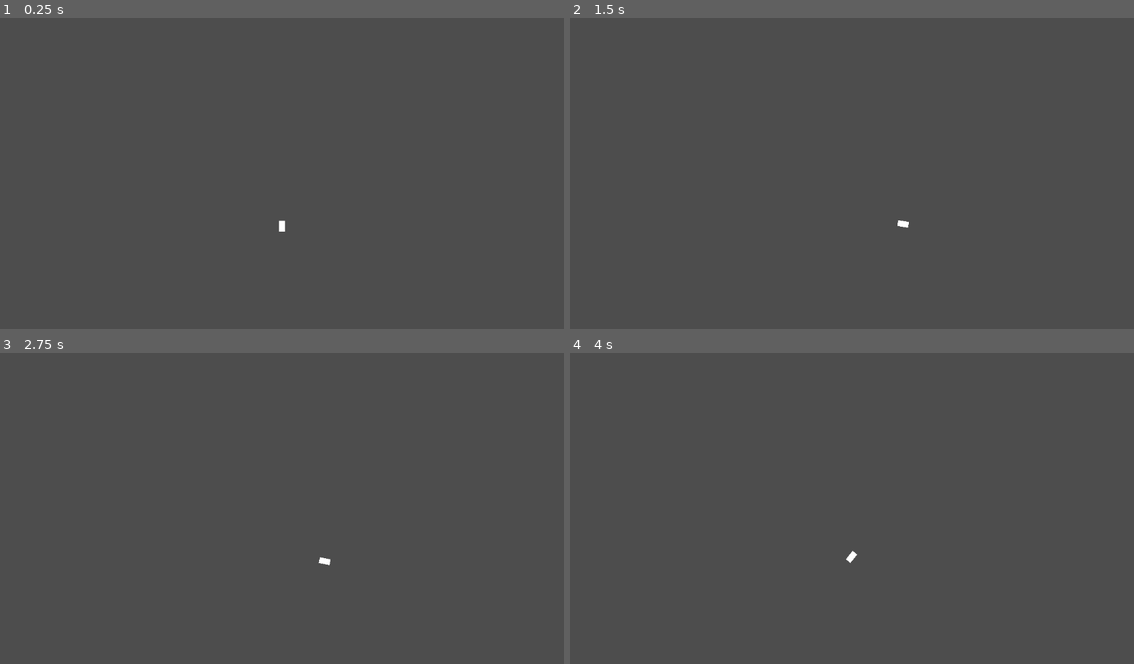
Above: before the commit, frames 1-4 (two rows, left to right).
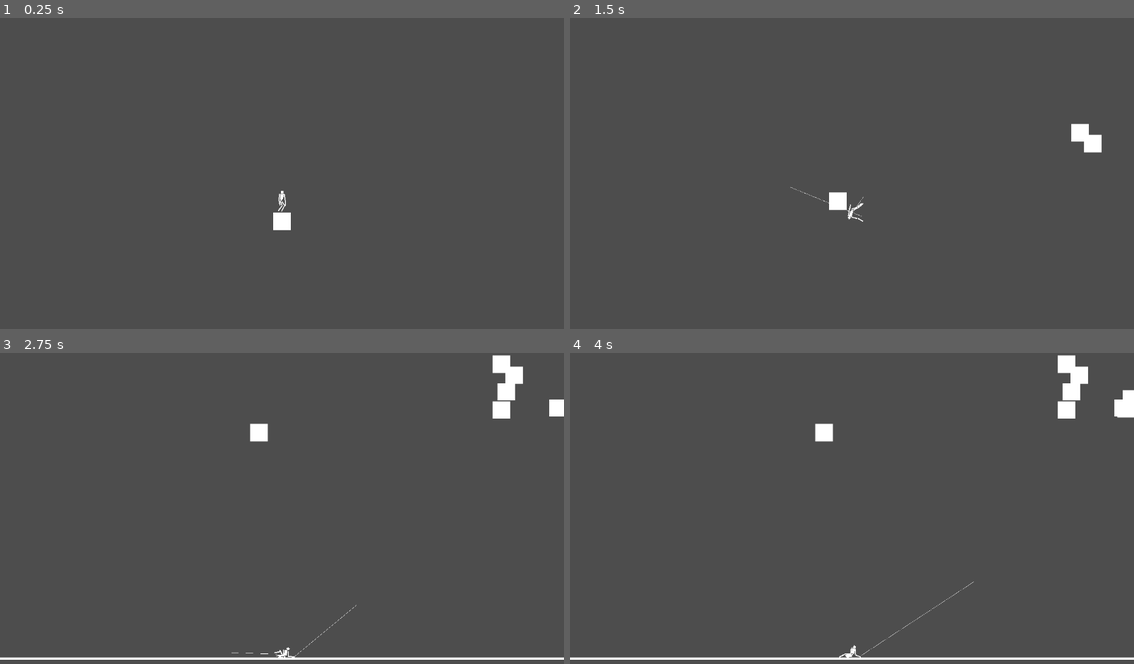
Above: after the commit, the same moments.

Repository: samolds/godot-ragthwip
Game: Godot game, scene res://scenes/game.tscn
Two runs of this game, one before a commit and one after it. Both use one fixed random seed, a clock stepped at 60 frames per second and the inputs below.
Inputs (mouse positions are in pixels of both pictures, inside the frame that each line leads up to):
- Up to frame 1 (0.25 s): no input
- Up to frame 2 (1.5 s): tap Enter (ui_accept) at 0.5, 0.6, 0.77, 1.07, 1.35 s; move the mouse to (976, 161) at 0.52 s; hold Right (ui_right) 0.53-1.28 s; move the mouse to (739, 192) at 1.27 s; hold Down (ui_down) from 1.28 s (still down)
- Up to frame 3 (2.75 s): tap Enter (ui_accept) at 1.52, 1.82, 2.1 s; move the mouse to (338, 443) at 2.02 s; release Down (ui_down) at 2.03 s; hold Right (ui_right) from 2.03 s (still down)
- Up to frame 4 (4 s): move the mouse to (823, 573) at 2.77 s; release Right (ui_right) at 2.78 s; hold Up (ui_up) 2.78-3.53 s; tap Enter (ui_accept) at 2.85, 3.02, 3.32, 3.6, 3.77 s; move the mouse to (1021, 558) at 3.52 s; hold Left (ui_left) from 3.53 s (still down)

The runs differ from the first frame. In frame 1, 0.2% of the frame differs, in the area x 48-52%, y 55-69%; in frame 2, 0.6%; in frame 3, 2.1%; in frame 4, 2.2%, in the area x 0-100%, y 0-99%.

Commit message:
improves webs and anchor spawning

Diff:
--- a/project.godot
+++ b/project.godot
@@ -10,7 +10,7 @@
 
 [application]
 
-config/name="ragdoll2d"
+config/name="thwippy_bird"
 run/main_scene="res://scenes/game.tscn"
 config/features=PackedStringArray("4.3", "Mobile")
 config/icon="res://icon.svg"
--- /dev/null
+++ b/scenes/anchor.tscn
@@ -0,0 +1,32 @@
+[gd_scene load_steps=3 format=3 uid="uid://vvx2ki53qitt"]
+
+[ext_resource type="Script" path="res://scripts/anchor.gd" id="1_23d6t"]
+
+[sub_resource type="RectangleShape2D" id="RectangleShape2D_cd2jv"]
+
+[node name="obstacle" type="StaticBody2D"]
+script = ExtResource("1_23d6t")
+
+[node name="CollisionShape2D" type="CollisionShape2D" parent="."]
+scale = Vector2(4, 4)
+shape = SubResource("RectangleShape2D_cd2jv")
+
+[node name="ColorRect" type="ColorRect" parent="CollisionShape2D"]
+clip_contents = true
+anchors_preset = 8
+anchor_left = 0.5
+anchor_top = 0.5
+anchor_right = 0.5
+anchor_bottom = 0.5
+offset_left = -9.0
+offset_top = -9.0
+offset_right = 9.0
+offset_bottom = 9.0
+grow_horizontal = 2
+grow_vertical = 2
+
+[node name="Timer" type="Timer" parent="."]
+wait_time = 4.0
+autostart = true
+
+[connection signal="timeout" from="Timer" to="." method="_on_timer_timeout"]
--- /dev/null
+++ b/scenes/anchor_spawner.tscn
@@ -0,0 +1,13 @@
+[gd_scene load_steps=2 format=3 uid="uid://cgcyshveos25t"]
+
+[ext_resource type="Script" path="res://scripts/anchor_spawner.gd" id="1_d78s4"]
+
+[node name="anchor_spawner" type="Node2D"]
+position = Vector2(0, 200)
+script = ExtResource("1_d78s4")
+
+[node name="Timer" type="Timer" parent="."]
+wait_time = 0.5
+autostart = true
+
+[connection signal="timeout" from="Timer" to="." method="_on_timer_timeout"]
--- a/scenes/game.tscn
+++ b/scenes/game.tscn
@@ -1,185 +1,20 @@
-[gd_scene load_steps=4 format=3 uid="uid://bi6ysns8ipg06"]
+[gd_scene load_steps=3 format=3 uid="uid://bi6ysns8ipg06"]
 
 [ext_resource type="PackedScene" uid="uid://b40l0v2cmp7fo" path="res://scenes/ragdoll.tscn" id="1_7ey7u"]
 
 [sub_resource type="WorldBoundaryShape2D" id="WorldBoundaryShape2D_7jdpu"]
-
-[sub_resource type="RectangleShape2D" id="RectangleShape2D_cd2jv"]
 
 [node name="game" type="Node2D"]
 
 [node name="ragdoll" parent="." instance=ExtResource("1_7ey7u")]
 
 [node name="ground" type="StaticBody2D" parent="."]
-position = Vector2(0, 200)
+position = Vector2(0, 1000)
 
 [node name="CollisionShape2D" type="CollisionShape2D" parent="ground"]
 shape = SubResource("WorldBoundaryShape2D_7jdpu")
 
-[node name="obstacle" type="StaticBody2D" parent="."]
-position = Vector2(-154, -76)
-scale = Vector2(3, 3)
-
-[node name="CollisionShape2D" type="CollisionShape2D" parent="obstacle"]
-shape = SubResource("RectangleShape2D_cd2jv")
-
-[node name="obstacle2" type="StaticBody2D" parent="."]
-position = Vector2(254, -210)
-scale = Vector2(3, 3)
-
-[node name="CollisionShape2D" type="CollisionShape2D" parent="obstacle2"]
-shape = SubResource("RectangleShape2D_cd2jv")
-
-[node name="obstacle3" type="StaticBody2D" parent="."]
-position = Vector2(-73, -346)
-scale = Vector2(3, 3)
-
-[node name="CollisionShape2D" type="CollisionShape2D" parent="obstacle3"]
-shape = SubResource("RectangleShape2D_cd2jv")
-
-[node name="obstacle4" type="StaticBody2D" parent="."]
-position = Vector2(105, -420)
-scale = Vector2(3, 3)
-
-[node name="CollisionShape2D" type="CollisionShape2D" parent="obstacle4"]
-shape = SubResource("RectangleShape2D_cd2jv")
-
-[node name="obstacle5" type="StaticBody2D" parent="."]
-position = Vector2(137, 85)
-scale = Vector2(3, 3)
-
-[node name="CollisionShape2D" type="CollisionShape2D" parent="obstacle5"]
-shape = SubResource("RectangleShape2D_cd2jv")
-
-[node name="obstacle6" type="StaticBody2D" parent="."]
-position = Vector2(-110, -579)
-scale = Vector2(3, 3)
-
-[node name="CollisionShape2D" type="CollisionShape2D" parent="obstacle6"]
-shape = SubResource("RectangleShape2D_cd2jv")
-
-[node name="obstacle7" type="StaticBody2D" parent="."]
-position = Vector2(114, -744)
-scale = Vector2(3, 3)
-
-[node name="CollisionShape2D" type="CollisionShape2D" parent="obstacle7"]
-shape = SubResource("RectangleShape2D_cd2jv")
-
-[node name="obstacle8" type="StaticBody2D" parent="."]
-position = Vector2(-117, -804)
-scale = Vector2(3, 3)
-
-[node name="CollisionShape2D" type="CollisionShape2D" parent="obstacle8"]
-shape = SubResource("RectangleShape2D_cd2jv")
-
-[node name="obstacle9" type="StaticBody2D" parent="."]
-position = Vector2(357, -941)
-scale = Vector2(3, 3)
-
-[node name="CollisionShape2D" type="CollisionShape2D" parent="obstacle9"]
-shape = SubResource("RectangleShape2D_cd2jv")
-
-[node name="obstacle10" type="StaticBody2D" parent="."]
-position = Vector2(-227, -950)
-scale = Vector2(3, 3)
-
-[node name="CollisionShape2D" type="CollisionShape2D" parent="obstacle10"]
-shape = SubResource("RectangleShape2D_cd2jv")
-
-[node name="obstacle11" type="StaticBody2D" parent="."]
-position = Vector2(270, -1042)
-scale = Vector2(3, 3)
-
-[node name="CollisionShape2D" type="CollisionShape2D" parent="obstacle11"]
-shape = SubResource("RectangleShape2D_cd2jv")
-
-[node name="obstacle12" type="StaticBody2D" parent="."]
-position = Vector2(86, -1070)
-scale = Vector2(3, 3)
-
-[node name="CollisionShape2D" type="CollisionShape2D" parent="obstacle12"]
-shape = SubResource("RectangleShape2D_cd2jv")
-
-[node name="obstacle13" type="StaticBody2D" parent="."]
-position = Vector2(34, -1172)
-scale = Vector2(3, 3)
-
-[node name="CollisionShape2D" type="CollisionShape2D" parent="obstacle13"]
-shape = SubResource("RectangleShape2D_cd2jv")
-
-[node name="obstacle14" type="StaticBody2D" parent="."]
-position = Vector2(-115, -1228)
-scale = Vector2(3, 3)
-
-[node name="CollisionShape2D" type="CollisionShape2D" parent="obstacle14"]
-shape = SubResource("RectangleShape2D_cd2jv")
-
-[node name="obstacle15" type="StaticBody2D" parent="."]
-position = Vector2(542, -928)
-scale = Vector2(3, 3)
-
-[node name="CollisionShape2D" type="CollisionShape2D" parent="obstacle15"]
-shape = SubResource("RectangleShape2D_cd2jv")
-
-[node name="obstacle16" type="StaticBody2D" parent="."]
-position = Vector2(871, -953)
-scale = Vector2(3, 3)
-
-[node name="CollisionShape2D" type="CollisionShape2D" parent="obstacle16"]
-shape = SubResource("RectangleShape2D_cd2jv")
-
-[node name="obstacle17" type="StaticBody2D" parent="."]
-position = Vector2(1134, -962)
-scale = Vector2(3, 3)
-
-[node name="CollisionShape2D" type="CollisionShape2D" parent="obstacle17"]
-shape = SubResource("RectangleShape2D_cd2jv")
-
-[node name="obstacle18" type="StaticBody2D" parent="."]
-position = Vector2(1273, -964)
-scale = Vector2(3, 3)
-
-[node name="CollisionShape2D" type="CollisionShape2D" parent="obstacle18"]
-shape = SubResource("RectangleShape2D_cd2jv")
-
-[node name="obstacle19" type="StaticBody2D" parent="."]
-position = Vector2(676, -938)
-scale = Vector2(3, 3)
-
-[node name="CollisionShape2D" type="CollisionShape2D" parent="obstacle19"]
-shape = SubResource("RectangleShape2D_cd2jv")
-
-[node name="obstacle20" type="StaticBody2D" parent="."]
-position = Vector2(1011, -990)
-scale = Vector2(3, 3)
-
-[node name="CollisionShape2D" type="CollisionShape2D" parent="obstacle20"]
-shape = SubResource("RectangleShape2D_cd2jv")
-
-[node name="obstacle21" type="StaticBody2D" parent="."]
-position = Vector2(1399, -1006)
-scale = Vector2(3, 3)
-
-[node name="CollisionShape2D" type="CollisionShape2D" parent="obstacle21"]
-shape = SubResource("RectangleShape2D_cd2jv")
-
-[node name="obstacle22" type="StaticBody2D" parent="."]
-position = Vector2(1514, -1005)
-scale = Vector2(3, 3)
-
-[node name="CollisionShape2D" type="CollisionShape2D" parent="obstacle22"]
-shape = SubResource("RectangleShape2D_cd2jv")
-
-[node name="obstacle23" type="StaticBody2D" parent="."]
-position = Vector2(1690, -1019)
-scale = Vector2(3, 3)
-
-[node name="CollisionShape2D" type="CollisionShape2D" parent="obstacle23"]
-shape = SubResource("RectangleShape2D_cd2jv")
-
-[node name="obstacle24" type="StaticBody2D" parent="."]
-position = Vector2(1806, -1043)
-scale = Vector2(3, 3)
-
-[node name="CollisionShape2D" type="CollisionShape2D" parent="obstacle24"]
-shape = SubResource("RectangleShape2D_cd2jv")
+[node name="ColorRect" type="ColorRect" parent="ground/CollisionShape2D"]
+offset_left = -5e+06
+offset_right = 5e+06
+offset_bottom = 10.0
--- a/scenes/ragdoll.tscn
+++ b/scenes/ragdoll.tscn
@@ -1,6 +1,7 @@
-[gd_scene load_steps=6 format=3 uid="uid://b40l0v2cmp7fo"]
+[gd_scene load_steps=7 format=3 uid="uid://b40l0v2cmp7fo"]
 
 [ext_resource type="Script" path="res://scripts/ragdoll.gd" id="1_h3ct8"]
+[ext_resource type="PackedScene" uid="uid://cgcyshveos25t" path="res://scenes/anchor_spawner.tscn" id="2_ixirp"]
 
 [sub_resource type="CircleShape2D" id="CircleShape2D_yoqyg"]
 radius = 6.0
@@ -22,6 +23,20 @@
 
 [node name="CollisionShape2D" type="CollisionShape2D" parent="head"]
 shape = SubResource("CircleShape2D_yoqyg")
+
+[node name="ColorRect" type="ColorRect" parent="head/CollisionShape2D"]
+clip_contents = true
+anchors_preset = 8
+anchor_left = 0.5
+anchor_top = 0.5
+anchor_right = 0.5
+anchor_bottom = 0.5
+offset_left = -5.0
+offset_top = -5.0
+offset_right = 5.0
+offset_bottom = 5.0
+grow_horizontal = 2
+grow_vertical = 2
 
 [node name="neck" type="PinJoint2D" parent="head"]
 position = Vector2(0, 6)
@@ -45,11 +60,10 @@
 anchor_bottom = 0.5
 offset_left = -6.0
 offset_top = -11.0
-offset_right = 15.0
-offset_bottom = 32.0
-grow_horizontal = 2
-grow_vertical = 2
-scale = Vector2(0.569691, 0.517918)
+offset_right = 6.0
+offset_bottom = 11.0
+grow_horizontal = 2
+grow_vertical = 2
 
 [node name="waist" type="PinJoint2D" parent="torso"]
 position = Vector2(0, -6)
@@ -74,7 +88,11 @@
 
 [node name="Camera2D" type="Camera2D" parent="torso"]
 offset = Vector2(0, -100)
+zoom = Vector2(0.5, 0.5)
+limit_bottom = 1150
 position_smoothing_enabled = true
+
+[node name="anchor_spawner" parent="torso/Camera2D" instance=ExtResource("2_ixirp")]
 
 [node name="left_arm" type="Node2D" parent="."]
 position = Vector2(-9, -15)
@@ -84,12 +102,40 @@
 [node name="CollisionShape2D" type="CollisionShape2D" parent="left_arm/up"]
 shape = SubResource("RectangleShape2D_2d6e0")
 
+[node name="ColorRect" type="ColorRect" parent="left_arm/up/CollisionShape2D"]
+clip_contents = true
+anchors_preset = 8
+anchor_left = 0.5
+anchor_top = 0.5
+anchor_right = 0.5
+anchor_bottom = 0.5
+offset_left = -2.0
+offset_top = -12.0
+offset_right = 2.0
+offset_bottom = 12.0
+grow_horizontal = 2
+grow_vertical = 2
+
 [node name="lower" type="RigidBody2D" parent="left_arm"]
 position = Vector2(0, 24)
 
 [node name="CollisionShape2D" type="CollisionShape2D" parent="left_arm/lower"]
 shape = SubResource("RectangleShape2D_2d6e0")
 
+[node name="ColorRect" type="ColorRect" parent="left_arm/lower/CollisionShape2D"]
+clip_contents = true
+anchors_preset = 8
+anchor_left = 0.5
+anchor_top = 0.5
+anchor_right = 0.5
+anchor_bottom = 0.5
+offset_left = -2.0
+offset_top = -12.0
+offset_right = 2.0
+offset_bottom = 12.0
+grow_horizontal = 2
+grow_vertical = 2
+
 [node name="elbow" type="PinJoint2D" parent="left_arm"]
 position = Vector2(0, 12)
 scale = Vector2(0.2, 0.2)
@@ -105,11 +151,39 @@
 [node name="CollisionShape2D" type="CollisionShape2D" parent="right_arm/up"]
 shape = SubResource("RectangleShape2D_2d6e0")
 
+[node name="ColorRect" type="ColorRect" parent="right_arm/up/CollisionShape2D"]
+clip_contents = true
+anchors_preset = 8
+anchor_left = 0.5
+anchor_top = 0.5
+anchor_right = 0.5
+anchor_bottom = 0.5
+offset_left = -2.0
+offset_top = -12.0
+offset_right = 2.0
+offset_bottom = 12.0
+grow_horizontal = 2
+grow_vertical = 2
+
 [node name="lower" type="RigidBody2D" parent="right_arm"]
 position = Vector2(0, 24)
 
 [node name="CollisionShape2D" type="CollisionShape2D" parent="right_arm/lower"]
 shape = SubResource("RectangleShape2D_2d6e0")
+
+[node name="ColorRect" type="ColorRect" parent="right_arm/lower/CollisionShape2D"]
+clip_contents = true
+anchors_preset = 8
+anchor_left = 0.5
+anchor_top = 0.5
+anchor_right = 0.5
+anchor_bottom = 0.5
+offset_left = -2.0
+offset_top = -12.0
+offset_right = 2.0
+offset_bottom = 12.0
+grow_horizontal = 2
+grow_vertical = 2
 
 [node name="elbow" type="PinJoint2D" parent="right_arm"]
 position = Vector2(0, 12)
@@ -124,6 +198,20 @@
 position = Vector2(0, -2)
 shape = SubResource("RectangleShape2D_i8w8y")
 
+[node name="ColorRect" type="ColorRect" parent="pelvis/CollisionShape2D"]
+clip_contents = true
+anchors_preset = 8
+anchor_left = 0.5
+anchor_top = 0.5
+anchor_right = 0.5
+anchor_bottom = 0.5
+offset_left = -3.0
+offset_top = -3.0
+offset_right = 3.0
+offset_bottom = 3.0
+grow_horizontal = 2
+grow_vertical = 2
+
 [node name="left_hip" type="PinJoint2D" parent="pelvis"]
 position = Vector2(-4, 2)
 scale = Vector2(0.2, 0.2)
@@ -146,12 +234,40 @@
 [node name="CollisionShape2D" type="CollisionShape2D" parent="left_leg/thigh"]
 shape = SubResource("RectangleShape2D_2d6e0")
 
+[node name="ColorRect" type="ColorRect" parent="left_leg/thigh/CollisionShape2D"]
+clip_contents = true
+anchors_preset = 8
+anchor_left = 0.5
+anchor_top = 0.5
+anchor_right = 0.5
+anchor_bottom = 0.5
+offset_left = -2.0
+offset_top = -12.0
+offset_right = 2.0
+offset_bottom = 12.0
+grow_horizontal = 2
+grow_vertical = 2
+
 [node name="calf" type="RigidBody2D" parent="left_leg"]
 position = Vector2(0, 24)
 
 [node name="CollisionShape2D" type="CollisionShape2D" parent="left_leg/calf"]
 shape = SubResource("RectangleShape2D_2d6e0")
 
+[node name="ColorRect" type="ColorRect" parent="left_leg/calf/CollisionShape2D"]
+clip_contents = true
+anchors_preset = 8
+anchor_left = 0.5
+anchor_top = 0.5
+anchor_right = 0.5
+anchor_bottom = 0.5
+offset_left = -2.0
+offset_top = -12.0
+offset_right = 2.0
+offset_bottom = 12.0
+grow_horizontal = 2
+grow_vertical = 2
+
 [node name="knee" type="PinJoint2D" parent="left_leg"]
 position = Vector2(0, 12)
 scale = Vector2(0.2, 0.2)
@@ -167,12 +283,40 @@
 [node name="CollisionShape2D" type="CollisionShape2D" parent="right_leg/thigh"]
 shape = SubResource("RectangleShape2D_2d6e0")
 
+[node name="ColorRect" type="ColorRect" parent="right_leg/thigh/CollisionShape2D"]
+clip_contents = true
+anchors_preset = 8
+anchor_left = 0.5
+anchor_top = 0.5
+anchor_right = 0.5
+anchor_bottom = 0.5
+offset_left = -2.0
+offset_top = -12.0
+offset_right = 2.0
+offset_bottom = 12.0
+grow_horizontal = 2
+grow_vertical = 2
+
 [node name="calf" type="RigidBody2D" parent="right_leg"]
 position = Vector2(0, 24)
 
 [node name="CollisionShape2D" type="CollisionShape2D" parent="right_leg/calf"]
 shape = SubResource("RectangleShape2D_2d6e0")
 
+[node name="ColorRect" type="ColorRect" parent="right_leg/calf/CollisionShape2D"]
+clip_contents = true
+anchors_preset = 8
+anchor_left = 0.5
+anchor_top = 0.5
+anchor_right = 0.5
+anchor_bottom = 0.5
+offset_left = -2.0
+offset_top = -12.0
+offset_right = 2.0
+offset_bottom = 12.0
+grow_horizontal = 2
+grow_vertical = 2
+
 [node name="knee" type="PinJoint2D" parent="right_leg"]
 position = Vector2(0, 12)
 scale = Vector2(0.2, 0.2)
--- a/scenes/web.tscn
+++ b/scenes/web.tscn
@@ -10,30 +10,69 @@
 
 [node name="web" type="Node2D"]
 script = ExtResource("1_ub532")
+SPEED = 20
 
 [node name="Timer" type="Timer" parent="."]
-wait_time = 60.0
+wait_time = 5.0
 autostart = true
 
 [node name="StickyRigidBody2D" type="RigidBody2D" parent="."]
+mass = 0.001
 contact_monitor = true
 max_contacts_reported = 1
 
 [node name="CollisionShape2D" type="CollisionShape2D" parent="StickyRigidBody2D"]
 shape = SubResource("CircleShape2D_fiy8s")
 
+[node name="ColorRect" type="ColorRect" parent="StickyRigidBody2D/CollisionShape2D"]
+clip_contents = true
+anchors_preset = 8
+anchor_left = 0.5
+anchor_top = 0.5
+anchor_right = 0.5
+anchor_bottom = 0.5
+offset_left = -1.0
+offset_top = -1.0
+offset_right = 1.0
+offset_bottom = 1.0
+grow_horizontal = 2
+grow_vertical = 2
+
 [node name="WristRigidBody2D" type="RigidBody2D" parent="."]
+mass = 0.001
 contact_monitor = true
 max_contacts_reported = 1
 
 [node name="CollisionShape2D" type="CollisionShape2D" parent="WristRigidBody2D"]
 shape = SubResource("CircleShape2D_ymewp")
 
+[node name="ColorRect" type="ColorRect" parent="WristRigidBody2D/CollisionShape2D"]
+clip_contents = true
+anchors_preset = 8
+anchor_left = 0.5
+anchor_top = 0.5
+anchor_right = 0.5
+anchor_bottom = 0.5
+offset_left = -1.0
+offset_top = -1.0
+offset_right = 1.0
+offset_bottom = 1.0
+grow_horizontal = 2
+grow_vertical = 2
+
 [node name="DampedSpringJoint2D" type="DampedSpringJoint2D" parent="."]
 node_a = NodePath("../WristRigidBody2D")
 node_b = NodePath("../StickyRigidBody2D")
 length = 4.0
-stiffness = 32.0
+stiffness = 30.0
+
+[node name="RayCast2D" type="RayCast2D" parent="."]
+target_position = Vector2(0, 0)
+hit_from_inside = true
+
+[node name="Line2D" type="Line2D" parent="."]
+points = PackedVector2Array(0, 0, 0, 0)
+width = 1.0
 
 [connection signal="timeout" from="Timer" to="." method="_on_timer_timeout"]
 [connection signal="body_entered" from="StickyRigidBody2D" to="." method="_on_sticky_rigid_body_2d_body_entered"]
--- /dev/null
+++ b/scripts/anchor.gd
@@ -0,0 +1,13 @@
+extends StaticBody2D
+
+@onready var timer = $Timer
+
+func _on_timer_timeout() -> void:
+	print("anchor freed")
+	queue_free()
+
+func start():
+	timer.start()
+
+func stop():
+	timer.stop()
--- /dev/null
+++ b/scripts/anchor_spawner.gd
@@ -0,0 +1,32 @@
+extends Node2D
+
+
+var Anchor = load("res://scenes/anchor.tscn")
+
+@onready var timer = $Timer
+@onready var main = get_tree().get_root().get_node("game")
+@onready var player = get_tree().get_root().get_node("game/ragdoll/pelvis")
+
+
+# Called when the node enters the scene tree for the first time.
+func _ready() -> void:
+	randomize()
+	var anchor = Anchor.instantiate()
+	main.add_child.call_deferred(anchor)
+	anchor.global_position = Vector2(0, 80)
+
+func _on_timer_timeout() -> void:
+	spawn_anchor()
+
+func spawn_anchor():
+	print("spawning anchor: ", player.global_position.x)
+	var anchor = Anchor.instantiate()
+	main.add_child.call_deferred(anchor)
+	anchor.global_position.x = player.global_position.x + 600 + randi_range(0, 600)
+	anchor.global_position.y = randi_range(-200, 0)
+
+func start():
+	timer.start()
+
+func stop():
+	timer.stop()
--- a/scripts/ragdoll.gd
+++ b/scripts/ragdoll.gd
@@ -22,16 +22,17 @@
 	return n == head or n == torso or n == left_hand or n == right_hand or n == left_foot or n == right_foot
 
 func _physics_process(_delta: float) -> void:
-	var vert = Input.get_action_strength("ui_up") - Input.get_action_strength("ui_down")
-	head.apply_impulse(Vector2.UP * vert * power, Vector2.ZERO)
-	left_hand.apply_impulse(Vector2.LEFT * Input.get_action_strength("ui_left") * power, Vector2.ZERO)
-	left_foot.apply_impulse(Vector2.LEFT * Input.get_action_strength("ui_left") * power, Vector2.ZERO)
-	right_hand.apply_impulse(Vector2.RIGHT * Input.get_action_strength("ui_right") * power, Vector2.ZERO)
-	right_foot.apply_impulse(Vector2.RIGHT * Input.get_action_strength("ui_right") * power, Vector2.ZERO)
+	#var vert = Input.get_action_strength("ui_up") - Input.get_action_strength("ui_down")
+	#head.apply_impulse(Vector2.UP * vert * power, Vector2.ZERO)
+	#left_hand.apply_impulse(Vector2.LEFT * Input.get_action_strength("ui_left") * power, Vector2.ZERO)
+	#left_foot.apply_impulse(Vector2.LEFT * Input.get_action_strength("ui_left") * power, Vector2.ZERO)
+	#right_hand.apply_impulse(Vector2.RIGHT * Input.get_action_strength("ui_right") * power, Vector2.ZERO)
+	#right_foot.apply_impulse(Vector2.RIGHT * Input.get_action_strength("ui_right") * power, Vector2.ZERO)
 
+	# TODO(sam): update this to require holding the key (Input.is_action_pressed("left"/"right"))
+	# for both left and right. when releasing the key, it should release holding the web
 	if Input.is_action_just_pressed("ui_accept"):
 		shoot()
-
 
 func shoot() -> void:
 	var hand = null
@@ -48,12 +49,12 @@
 	instance.zdex = z_index - 1
 
 	if webs_fired % 2 == 0:
-		if left_web:
+		if is_instance_valid(left_web):
 			left_web.delete()
 			left_web = null
 		left_web = instance
 	else:
-		if right_web:
+		if is_instance_valid(right_web):
 			right_web.delete()
 			right_web = null
 		right_web = instance
--- a/scripts/web.gd
+++ b/scripts/web.gd
@@ -12,9 +12,13 @@
 var player : Ragdoll2D
 var hand : RigidBody2D
 var stuck : bool
+var deleted : bool
 
 @onready var sticky = $StickyRigidBody2D
 @onready var wrist = $WristRigidBody2D
+@onready var raycast = $RayCast2D
+@onready var web = $Line2D
+
 
 # Called when the node enters the scene tree for the first time.
 func _ready() -> void:
@@ -39,11 +43,28 @@
 #	#move_and_collide(vel)
 #	pass
 
+func _physics_process(delta: float) -> void:
+	raycast.position = sticky.position
+	raycast.target_position = sticky.position + fireDir
+	if raycast.is_colliding():
+		var collider = raycast.get_collider()
+		if collider is RigidBody2D:
+				print("RigidBody2D detected within raycast!")
+
+	# TODO(sam): need to draw the web between wrist and sticky
+	web.set_point_position(0, wrist.position)
+	web.set_point_position(1, sticky.position)
+
+
 func delete() -> void:
+	if deleted:
+		return
+
+	deleted = true
 	queue_free()
 
 func _on_timer_timeout() -> void:
-	queue_free()
+	delete()
 
 func _on_sticky_rigid_body_2d_body_entered(body: Node) -> void:
 	if stuck:
